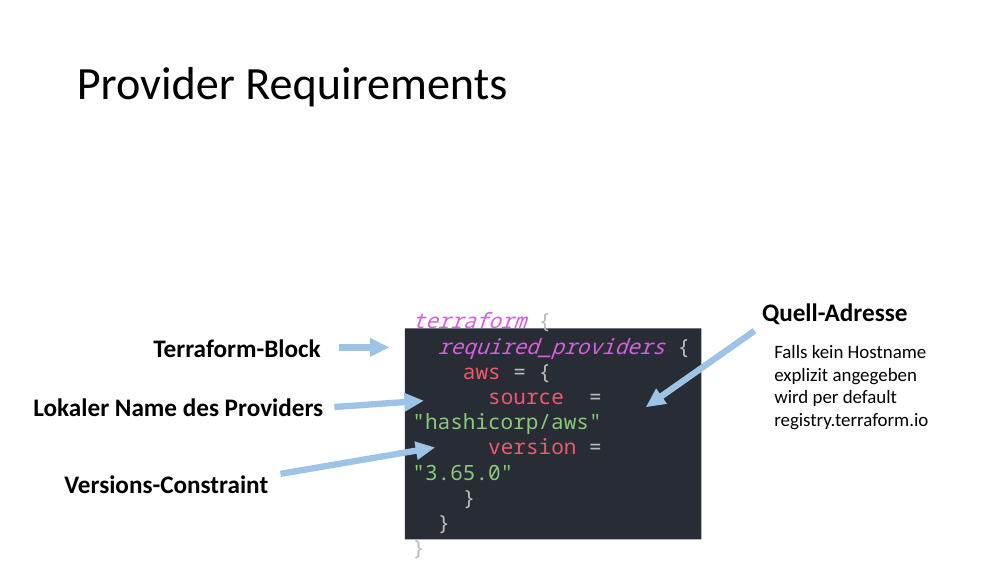
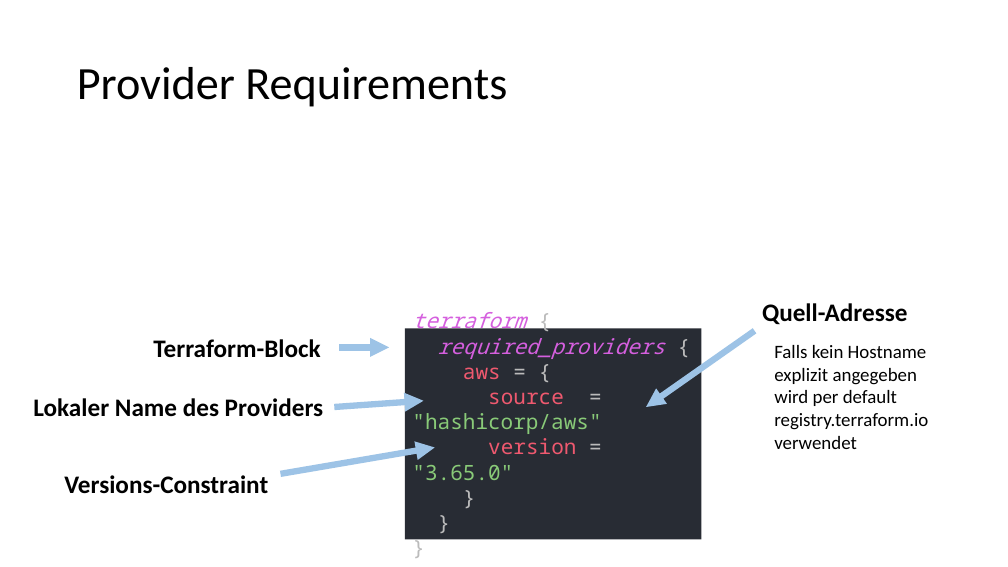
Before and after one commit to djakielski/terraform-schulung, a slide deck: slide 4 of Modul_02_Provider/Provider.pptx. Drawn at 1008x567 pixels with LibreOffice and Linux fonts; fonts in the diff are those of the drawing; grey boxes stand for pictures. Boxes give left, top, right and bottom in pixels: in the first picture for what was removed or moved away, otherwise in the second. Text is boxed around its words. In the diff, an @@ line names an element or a change of style, - is before the commit and + after.

Commit message:
fix typos in presentation refactoring autoscaling

```diff
--- a/Modul_02_Provider/Provider.pptx
+++ b/Modul_02_Provider/Provider.pptx
@@ text at (774, 436, 857, 449): paragraph added @@
+verwendet
```
Also in this commit, not shown: 12 other files.
